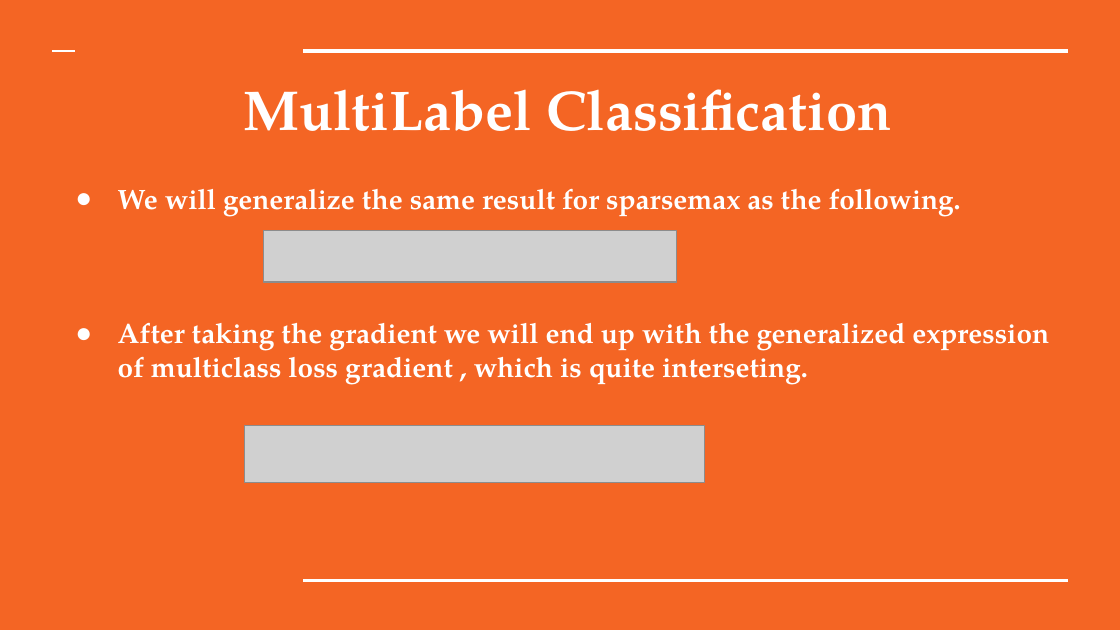
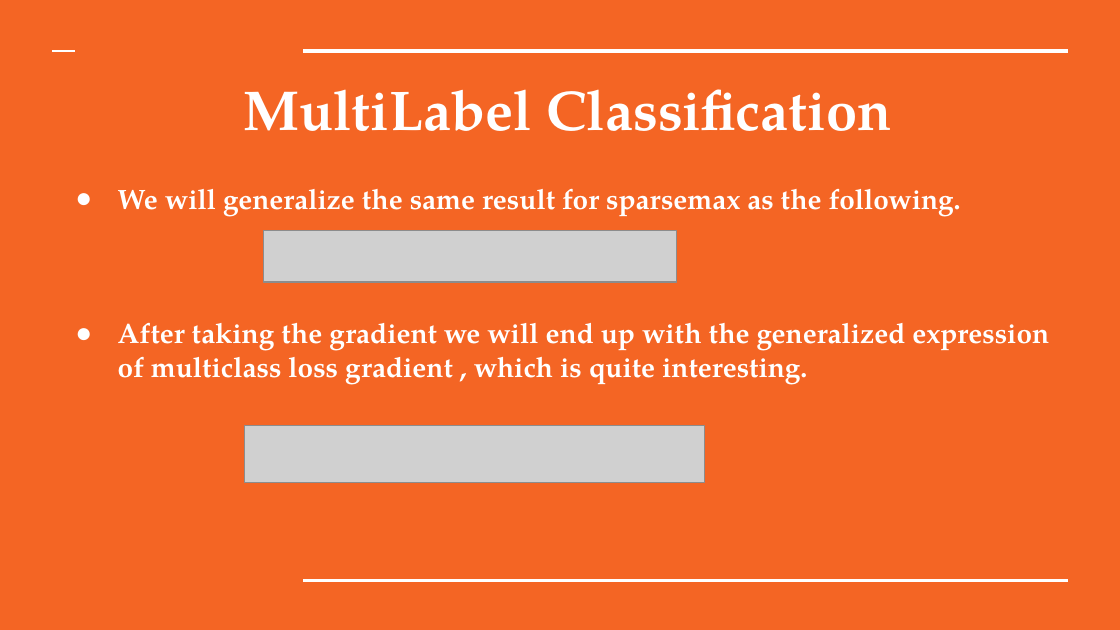
Before and after one commit to satyammittal/SMAI-Project-Sparsemax, a slide deck: slide 21 of Presentation/SMAI Project.pptx. Drawn at 1120x630 pixels with LibreOffice and Linux fonts; fonts in the diff are those of the drawing; grey boxes stand for pictures. Boxes give left, top, right and bottom in pixels: in the first picture for what was removed or moved away, otherwise in the second. Text is boxed around its words. In the diff, an @@ line names an element or a change of style, - is before the commit and + after.

```diff
--- a/Presentation/SMAI Project.pptx
+++ b/Presentation/SMAI Project.pptx
@@ title at (118,323,1049,385): text changed @@
-● After taking the gradient we will end up with the generalized expression of multiclass loss gradient , which is quite interseting.
+● After taking the gradient we will end up with the generalized expression of multiclass loss gradient , which is quite interesting.
```
Also in this commit, not shown: 3 other slides changed, 1 other file.
